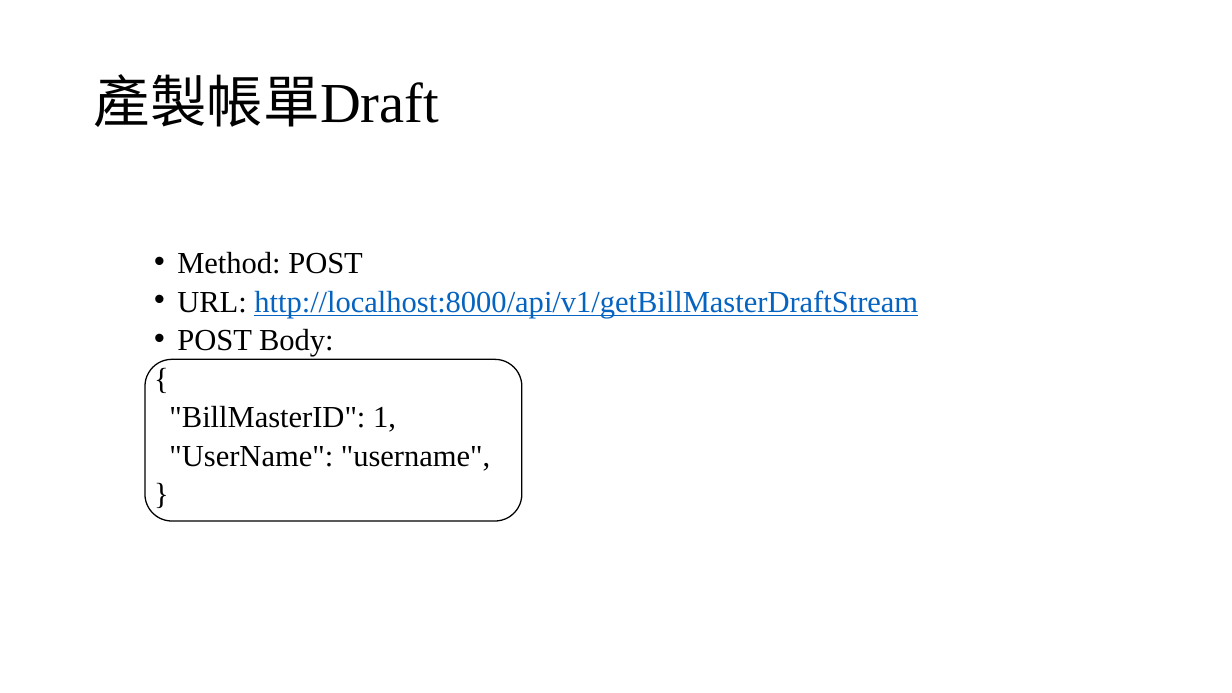
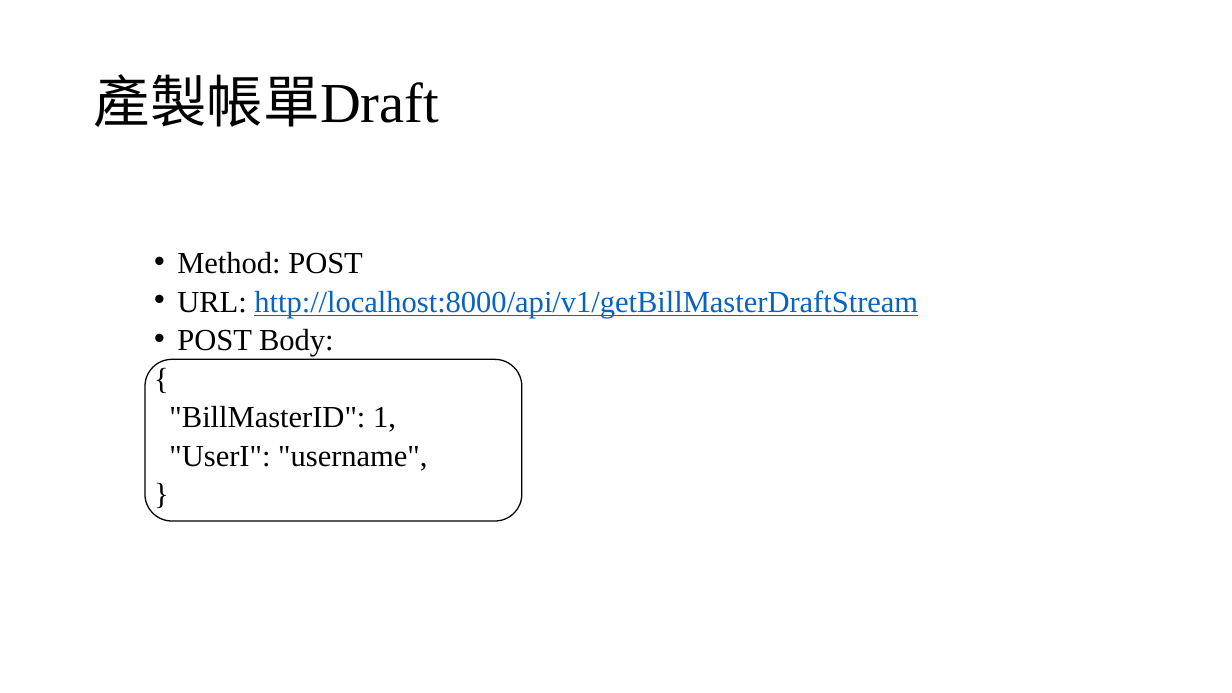
Before and after one commit to appletime81/cbp-sys-api, a slide deck: slide 2 of CBP專案/帳單API/帳單Draft API.pptx. Drawn at 1232x693 pixels with LibreOffice and Linux fonts; fonts in the diff are those of the drawing. Boxes give left, top, right and bottom in pixels: in the first picture for what was removed or moved away, otherwise in the second. Text is boxed around its words. In the diff, an @@ line names an element or a change of style, - is before the commit and + after.

```diff
--- a/CBP專案/帳單API/帳單Draft API.pptx
+++ b/CBP專案/帳單API/帳單Draft API.pptx
@@ text at box(169, 446, 427, 471): text changed @@
-"UserName": "username",
+"UserI": "username",
```
Also in this commit, not shown: 2 other slides changed, 3 other files.
